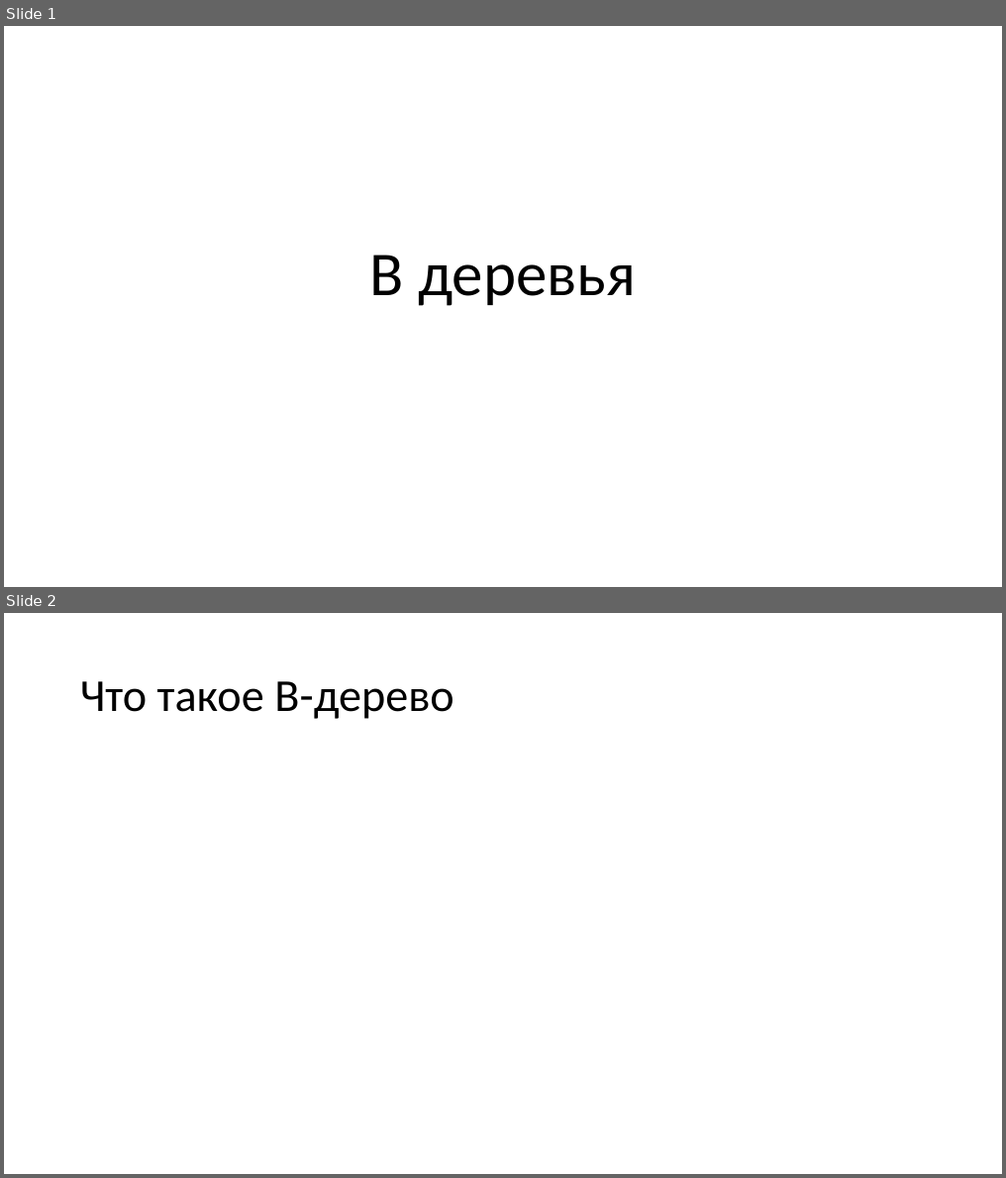
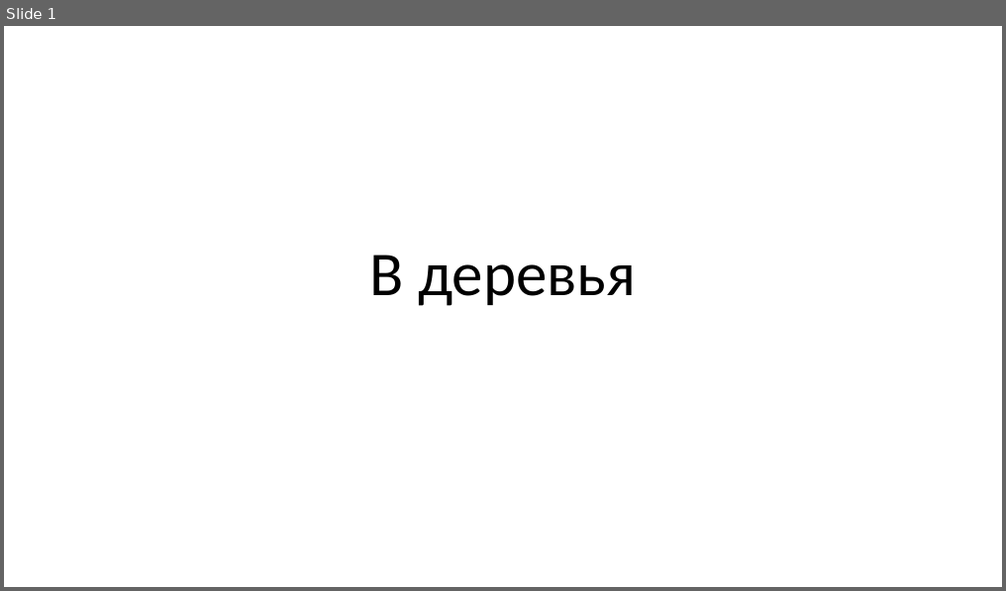
Before and after one commit to IluhaZaz/B_Tree, a slide deck: b_tree.pptx. Shown one above the other, each under a label of ours: slides 1 and 2 before the commit, slide 1 after it. The pictures are 1006x1178 and 1006x591 pixels, drawn with LibreOffice and Linux fonts; fonts in the diff are those of the drawing. Boxes give left, top, right and bottom in pixels: in the first picture for what was removed or moved away, otherwise in the second. Text is boxed around its words. In the diff, an @@ line names an element or a change of style, - is before the commit and + after.

```diff
--- a/b_tree.pptx
+++ b/b_tree.pptx
@@ slide 2 removed at <box>4,613,1002,1174</box>, background #FFFFFF @@
@@ title removed at <box>80,681,453,719</box> @@
-Что такое B-дерево
```
Also in this commit, not shown: 9 slides added, 5 other files.
